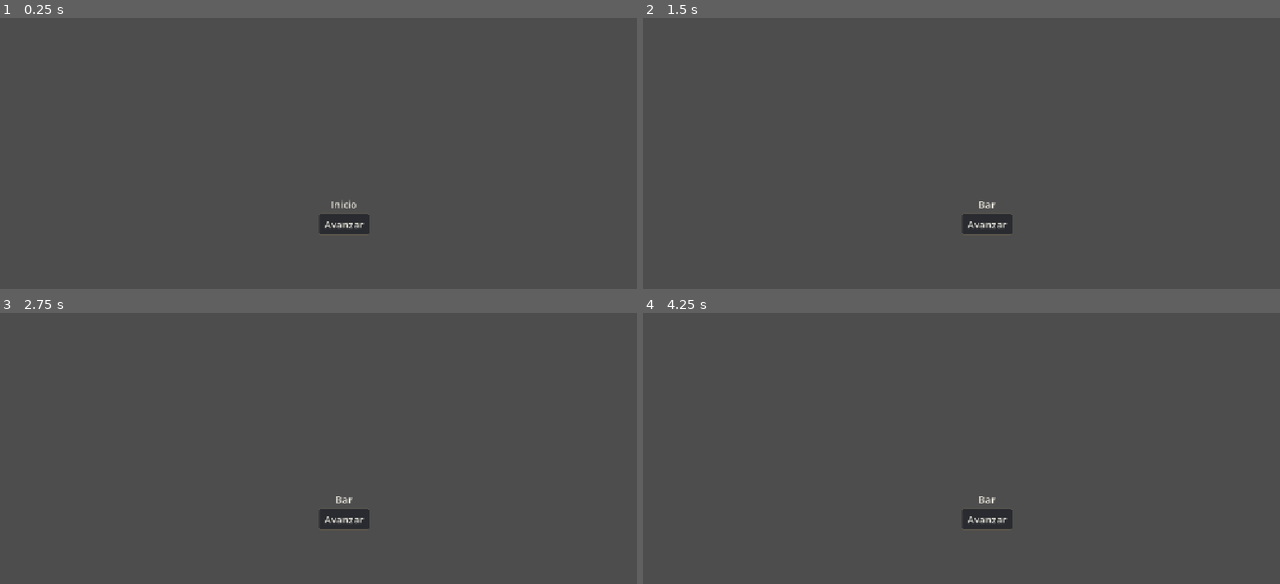
Above: before the commit, frames 1-4 (two rows, left to right).
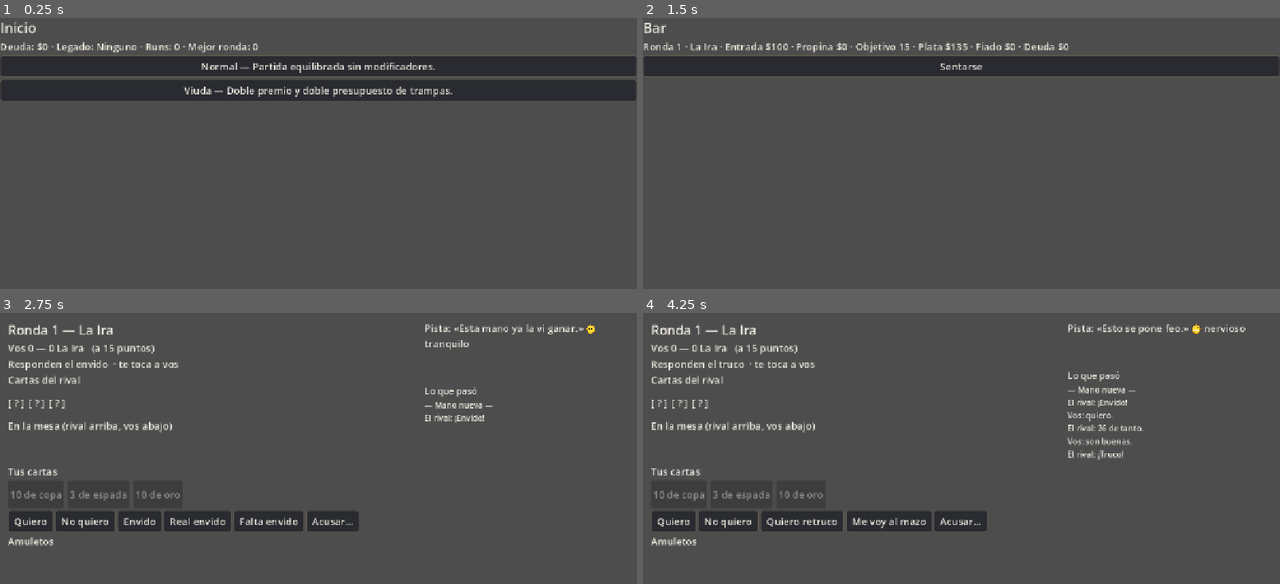
Above: after the commit, the same moments.

Repository: JoakoZarza/paye
Game: Godot game, scene res://ui/main.tscn
Same seed, same stepped clock (60 frames per second), same inputs: the game is played once before the commit and once after it.
Inputs (mouse positions are in pixels of both pictures, inside the frame that each line leads up to):
- Up to frame 1 (0.25 s): no input
- Up to frame 2 (1.5 s): click (986, 223) at 0.5 s, where only the run before the commit has a clickable "Avanzar"; click (961, 91) at 1.25 s, where only the run after the commit has a clickable "Viuda — Doble premio y doble …"
- Up to frame 3 (2.75 s): click (318, 361) at 2 s, where only the run after the commit has a clickable "Sentarse"
- Up to frame 4 (4.25 s): click (674, 521) at 2.75 s, where only the run after the commit has a clickable "Quiero"; click (687, 521) at 3.5 s, where only the run after the commit has a clickable "Son buenas"

The runs differ from the first frame. In frame 1, 16% of the frame differs, in the area x 0-100%, y 1-80%; in frame 2, 8.8%; in frame 3, 6.4%; in frame 4, 6.8%.

Commit message:
feat(ui): inicio, bar, muerte, una mano más, tienda, libre y finales
Co-Authored-By: Claude Opus 5.5 <noreply@anthropic.com>

Diff:
--- a/core/run/shop.gd
+++ b/core/run/shop.gd
@@ -83,13 +83,21 @@
 ## Paga con plata o fiado. Comprar fiado nunca te deja sin la entrada siguiente
 ## (DISENO §7.4: "si sobrevivís").
 func _pay(price: int, state: RunState) -> Dictionary:
+	var result := quote(price, state)
+	if not result["ok"]:
+		return result
+	state.money -= int(result["paid"])
+	state.fiado += int(result["fiado"])
+	return result
+
+
+## Read-only preview of the exact payment split used by purchases.
+func quote(price: int, state: RunState) -> Dictionary:
 	var reserve := _economy.entry(state.round + 1)
 	var from_money := clampi(state.money - reserve, 0, price)
 	var on_credit := price - from_money
 	if on_credit > state.credit_available(_economy):
-		return _result(false, &"no_credit")
-	state.money -= from_money
-	state.fiado += on_credit
+		return {"ok": false, "reason": &"no_credit", "paid": from_money, "fiado": on_credit}
 	return {"ok": true, "reason": &"", "paid": from_money, "fiado": on_credit}
 
 
--- a/data/i18n/ui.csv
+++ b/data/i18n/ui.csv
@@ -43,3 +43,35 @@
 UI_AMULET_RED_RIBBON_DESC,Reduce los precios de la tienda.
 UI_AMULET_TRAIN_COIN,Moneda aplastada por el tren
 UI_AMULET_TRAIN_COIN_DESC,Aumenta el premio si ganás sin cantar envido.
+UI_START_META,"Deuda: $%d · Legado: %s · Runs: %d · Mejor ronda: %d"
+UI_START_NONE,Ninguno
+UI_START_LOST,"La run anterior se perdió y su fiado pasó a deuda."
+UI_DECK_NORMAL_NAME,Normal
+UI_DECK_NORMAL_DESC,Partida equilibrada sin modificadores.
+UI_DECK_WIDOW_NAME,Viuda
+UI_DECK_WIDOW_DESC,Doble premio y doble presupuesto de trampas.
+UI_BAR_INFO,"Ronda %d · %s · Entrada $%d · Propina $%d · Objetivo %d · Plata $%d · Fiado $%d · Deuda $%d"
+UI_BAR_SIT,Sentarse
+UI_BAR_CANT_PAY,No te alcanza: morís
+UI_DEATH_INFO,"Llegaste a la ronda %d · Deuda que pasa: $%d"
+UI_ONE_MORE_PRIZE,"Premio: $%d · Fiado: $%d"
+UI_ONE_MORE_STAKE,Arriesgar $%d
+UI_ONE_MORE_SKIP,Seguir sin arriesgar
+UI_SHOP_INFO,"Ronda %d · Plata $%d · Fiado $%d · Próxima entrada $%d"
+UI_SHOP_PREMIUM,Tienda especial
+UI_SHOP_CREDIT," (parte fiado)"
+UI_SHOP_BUY,Comprar
+UI_SHOP_UPGRADE,Mejorar ($%d)
+UI_SHOP_SELL,Vender ($%d)
+UI_SHOP_REROLL,Cambiar ofertas ($%d)
+UI_SHOP_NEXT,Seguir
+UI_FREE_PAID,Cuenta pagada
+UI_FREE_LEFT,Plata que te quedó: $%d
+UI_FREE_RETIRE,Tomarte el colectivo
+UI_FREE_CONDEMN,Pedir otra vuelta
+UI_ENDING_GOOD,"El bar del purgatorio se desvanece mientras subís al colectivo. La noche queda atrás y por fin podés descansar."
+UI_ENDING_GREED,"Te quedás para siempre en el bar. El Gualicho sonríe mientras pedís otra vuelta."
+UI_RARITY_COMMON,Común
+UI_RARITY_RARE,Raro
+UI_RARITY_LEGENDARY,Legendario
+UI_LEVEL,nivel
--- /dev/null
+++ b/tests/ui/test_bar_screen.gd
@@ -0,0 +1,9 @@
+extends GutTest
+const SCENE = preload("res://ui/screens/bar_screen.tscn")
+const META_PATH := "user://test_meta_bar_screen.json"
+func after_each() -> void: DirAccess.remove_absolute(ProjectSettings.globalize_path(META_PATH))
+func test_sit_enters_match() -> void:
+	var rc := RunController.new(Economy.load_from(), MetaState.new(), 4, META_PATH); rc.start_run(&"normal")
+	var screen = SCENE.instantiate(); add_child_autofree(screen); screen.setup(rc)
+	screen.find_child("Sit", true, false).pressed.emit()
+	assert_eq(rc.phase, RunController.Phase.MATCH)
--- /dev/null
+++ b/tests/ui/test_death_screen.gd
@@ -0,0 +1,9 @@
+extends GutTest
+const SCENE = preload("res://ui/screens/death_screen.tscn")
+const META_PATH := "user://test_meta_death_screen.json"
+func after_each() -> void: DirAccess.remove_absolute(ProjectSettings.globalize_path(META_PATH))
+func test_legacy_selection_stays_dead_and_saves_choice() -> void:
+	var rc := RunController.new(Economy.load_from(), MetaState.new(), 4, META_PATH); rc.start_run(&"normal"); rc.state.loadout.equip(AmuletDef.load_all()[&"marker"]); rc.state.money = 0; rc.enter_match()
+	var screen = SCENE.instantiate(); add_child_autofree(screen); screen.setup(rc)
+	screen.find_child("Legacy_marker", true, false).pressed.emit()
+	assert_eq(rc.meta.legacy, &"marker"); assert_eq(rc.phase, RunController.Phase.DEAD)
--- /dev/null
+++ b/tests/ui/test_ending_screen.gd
@@ -0,0 +1,12 @@
+extends GutTest
+const SCENE = preload("res://ui/screens/ending_screen.tscn")
+const META_PATH := "user://test_meta_ending_screen.json"
+func after_each() -> void: DirAccess.remove_absolute(ProjectSettings.globalize_path(META_PATH))
+func test_picker_starts_new_run() -> void:
+	var economy := Economy.load_from()
+	var rc := RunController.new(economy, MetaState.new(), 4, META_PATH); rc.start_run(&"normal")
+	rc.state.round = economy.rounds_total(); rc.state.money = 11000000; rc.enter_match()
+	var m := rc.table().truco_match; m.start_hand(); m.award(1, 3); m.award(0, m.target); rc.finish_match(); rc.retire()
+	var screen = SCENE.instantiate(); add_child_autofree(screen); screen.setup(rc)
+	screen.find_child("Deck_normal", true, false).pressed.emit()
+	assert_eq(rc.phase, RunController.Phase.BAR)
--- /dev/null
+++ b/tests/ui/test_free_screen.gd
@@ -0,0 +1,13 @@
+extends GutTest
+const SCENE = preload("res://ui/screens/free_screen.tscn")
+const META_PATH := "user://test_meta_free_screen.json"
+func after_each() -> void: DirAccess.remove_absolute(ProjectSettings.globalize_path(META_PATH))
+func test_retire_ends_run() -> void:
+	var economy := Economy.load_from()
+	var rc := RunController.new(economy, MetaState.new(), 4, META_PATH); rc.start_run(&"normal")
+	rc.state.round = economy.rounds_total(); rc.state.money = 11000000; rc.enter_match()
+	var m := rc.table().truco_match; m.start_hand(); m.award(1, 3); m.award(0, m.target); rc.finish_match()
+	assert_eq(rc.phase, RunController.Phase.FREE)
+	var screen = SCENE.instantiate(); add_child_autofree(screen); screen.setup(rc)
+	screen.find_child("Retire", true, false).pressed.emit()
+	assert_eq(rc.phase, RunController.Phase.RETIRED)
--- /dev/null
+++ b/tests/ui/test_one_more_screen.gd
@@ -0,0 +1,10 @@
+extends GutTest
+const SCENE = preload("res://ui/screens/one_more_screen.tscn")
+const META_PATH := "user://test_meta_one_more.json"
+func after_each() -> void: DirAccess.remove_absolute(ProjectSettings.globalize_path(META_PATH))
+func test_skip_opens_shop() -> void:
+	var rc := RunController.new(Economy.load_from(), MetaState.new(), 4, META_PATH); rc.start_run(&"normal"); rc.enter_match()
+	var m := rc.table().truco_match; m.start_hand(); m.award(1, 3); m.award(0, m.target); rc.finish_match()
+	var screen = SCENE.instantiate(); add_child_autofree(screen); screen.setup(rc)
+	screen.find_child("Skip", true, false).pressed.emit()
+	assert_eq(rc.phase, RunController.Phase.SHOP)
--- /dev/null
+++ b/tests/ui/test_shop_quote.gd
@@ -0,0 +1,17 @@
+extends GutTest
+const META_PATH := "user://test_meta_shop_quote.json"
+func after_each() -> void:
+	DirAccess.remove_absolute(ProjectSettings.globalize_path(META_PATH))
+func test_quote_matches_purchase_payment_split() -> void:
+	var economy := Economy.load_from()
+	var rc := RunController.new(economy, MetaState.new(), 4, META_PATH)
+	rc.start_run(&"normal"); rc.state.money = 0; rc.state.fiado = 0
+	rc.phase = RunController.Phase.SHOP
+	rc.shop.open(rc.state)
+	var def: AmuletDef = rc.shop.offers[0]
+	var price := rc.shop.price_of(def, rc.state)
+	var quote := rc.shop.quote(price, rc.state)
+	var result := rc.buy(0)
+	assert_eq(result.paid, quote.paid)
+	assert_eq(result.fiado, quote.fiado)
+	assert_eq(result.ok, quote.ok)
--- /dev/null
+++ b/tests/ui/test_shop_screen.gd
@@ -0,0 +1,10 @@
+extends GutTest
+const SCENE = preload("res://ui/screens/shop_screen.tscn")
+const META_PATH := "user://test_meta_shop_screen.json"
+func after_each() -> void: DirAccess.remove_absolute(ProjectSettings.globalize_path(META_PATH))
+func test_next_returns_to_bar_and_advances_round() -> void:
+	var rc := RunController.new(Economy.load_from(), MetaState.new(), 4, META_PATH); rc.start_run(&"normal"); rc.enter_match()
+	var m := rc.table().truco_match; m.start_hand(); m.award(1, 3); m.award(0, m.target); rc.finish_match(); rc.skip_one_more()
+	var screen = SCENE.instantiate(); add_child_autofree(screen); screen.setup(rc)
+	screen.find_child("Next", true, false).pressed.emit()
+	assert_eq(rc.phase, RunController.Phase.BAR); assert_eq(rc.state.round, 2)
--- /dev/null
+++ b/tests/ui/test_start_screen.gd
@@ -0,0 +1,9 @@
+extends GutTest
+const SCENE = preload("res://ui/screens/start_screen.tscn")
+const META_PATH := "user://test_meta_start_screen.json"
+func after_each() -> void: DirAccess.remove_absolute(ProjectSettings.globalize_path(META_PATH))
+func test_deck_starts_run() -> void:
+	var rc := RunController.new(Economy.load_from(), MetaState.new(), 4, META_PATH)
+	var screen = SCENE.instantiate(); add_child_autofree(screen); screen.setup(rc)
+	screen.find_child("Deck_normal", true, false).pressed.emit()
+	assert_eq(rc.phase, RunController.Phase.BAR)
--- /dev/null
+++ b/ui/screens/bar_screen.gd
@@ -0,0 +1,12 @@
+extends BaseScreen
+func refresh() -> void:
+	for c in get_children(): remove_child(c); c.queue_free()
+	var box := VBoxContainer.new(); box.set_anchors_and_offsets_preset(Control.PRESET_FULL_RECT); add_child(box)
+	var s := rc.state; var rival := rc.rival_for(s.round)
+	ScreenTools.label(box, UiText.t("UI_BAR_TITLE"), 28)
+	ScreenTools.label(box, UiText.t("UI_BAR_INFO") % [s.round, UiText.t("UI_SIN_" + String(rival.sin).to_upper()), rc.economy.entry(s.round), rc.economy.tip(s.money, s.round), rc.economy.target_points(s.round), s.money, s.fiado, s.debt])
+	for def in s.loadout.equipped(): ScreenTools.label(box, "%s · %s %d" % [UiText.t("UI_AMULET_" + String(def.id).to_upper()), UiText.t("UI_LEVEL"), s.loadout.level(def.id)])
+	var can_pay := s.can_pay_entry(rc.economy)
+	ScreenTools.button(box, UiText.t("UI_BAR_SIT") if can_pay else UiText.t("UI_BAR_CANT_PAY"), "Sit", _sit)
+func _sit() -> void:
+	rc.enter_match(); acted.emit()
--- /dev/null
+++ b/ui/screens/bar_screen.tscn
@@ -0,0 +1,12 @@
+[gd_scene load_steps=2 format=3]
+
+[ext_resource type="Script" path="res://ui/screens/bar_screen.gd" id="1"]
+
+[node name="BarScreen" type="Control"]
+layout_mode = 3
+anchors_preset = 15
+anchor_right = 1.0
+anchor_bottom = 1.0
+grow_horizontal = 2
+grow_vertical = 2
+script = ExtResource("1")
--- /dev/null
+++ b/ui/screens/death_screen.gd
@@ -0,0 +1,12 @@
+extends BaseScreen
+func refresh() -> void:
+	for c in get_children(): remove_child(c); c.queue_free()
+	var box := VBoxContainer.new(); box.set_anchors_and_offsets_preset(Control.PRESET_FULL_RECT); add_child(box)
+	ScreenTools.label(box, UiText.t("UI_DEATH_TITLE"), 28)
+	ScreenTools.label(box, UiText.t("UI_DEATH_INFO") % [rc.state.round, rc.state.debt])
+	for id in rc.legacy_choices(): ScreenTools.button(box, UiText.t("UI_AMULET_" + String(id).to_upper()), "Legacy_" + String(id), _legacy.bind(id))
+	var picker := DeckPicker.new(); picker.picked.connect(_start); box.add_child(picker)
+func _legacy(id: StringName) -> void:
+	rc.choose_legacy(id); acted.emit()
+func _start(id: StringName) -> void:
+	rc.start_run(id); acted.emit()
--- /dev/null
+++ b/ui/screens/death_screen.tscn
@@ -0,0 +1,12 @@
+[gd_scene load_steps=2 format=3]
+
+[ext_resource type="Script" path="res://ui/screens/death_screen.gd" id="1"]
+
+[node name="DeathScreen" type="Control"]
+layout_mode = 3
+anchors_preset = 15
+anchor_right = 1.0
+anchor_bottom = 1.0
+grow_horizontal = 2
+grow_vertical = 2
+script = ExtResource("1")
--- /dev/null
+++ b/ui/screens/ending_screen.gd
@@ -0,0 +1,9 @@
+extends BaseScreen
+func refresh() -> void:
+	for c in get_children(): remove_child(c); c.queue_free()
+	var box := VBoxContainer.new(); box.set_anchors_and_offsets_preset(Control.PRESET_FULL_RECT); add_child(box)
+	var key := "UI_ENDING_GOOD" if rc.phase == RunController.Phase.RETIRED else "UI_ENDING_GREED"
+	ScreenTools.label(box, UiText.t(key), 24)
+	var picker := DeckPicker.new(); picker.picked.connect(_start); box.add_child(picker)
+func _start(id: StringName) -> void:
+	rc.start_run(id); acted.emit()
--- /dev/null
+++ b/ui/screens/ending_screen.tscn
@@ -0,0 +1,12 @@
+[gd_scene load_steps=2 format=3]
+
+[ext_resource type="Script" path="res://ui/screens/ending_screen.gd" id="1"]
+
+[node name="EndingScreen" type="Control"]
+layout_mode = 3
+anchors_preset = 15
+anchor_right = 1.0
+anchor_bottom = 1.0
+grow_horizontal = 2
+grow_vertical = 2
+script = ExtResource("1")
--- /dev/null
+++ b/ui/screens/free_screen.gd
@@ -0,0 +1,12 @@
+extends BaseScreen
+func refresh() -> void:
+	for c in get_children(): remove_child(c); c.queue_free()
+	var box := VBoxContainer.new(); box.set_anchors_and_offsets_preset(Control.PRESET_FULL_RECT); add_child(box)
+	ScreenTools.label(box, UiText.t("UI_FREE_PAID"), 28)
+	ScreenTools.label(box, UiText.t("UI_FREE_LEFT") % rc.state.money)
+	ScreenTools.button(box, UiText.t("UI_FREE_RETIRE"), "Retire", _retire)
+	ScreenTools.button(box, UiText.t("UI_FREE_CONDEMN"), "Condemn", _condemn)
+func _retire() -> void:
+	rc.retire(); acted.emit()
+func _condemn() -> void:
+	rc.condemn(); acted.emit()
--- /dev/null
+++ b/ui/screens/free_screen.tscn
@@ -0,0 +1,12 @@
+[gd_scene load_steps=2 format=3]
+
+[ext_resource type="Script" path="res://ui/screens/free_screen.gd" id="1"]
+
+[node name="FreeScreen" type="Control"]
+layout_mode = 3
+anchors_preset = 15
+anchor_right = 1.0
+anchor_bottom = 1.0
+grow_horizontal = 2
+grow_vertical = 2
+script = ExtResource("1")
--- /dev/null
+++ b/ui/screens/one_more_screen.gd
@@ -0,0 +1,15 @@
+extends BaseScreen
+func refresh() -> void:
+	for c in get_children(): remove_child(c); c.queue_free()
+	var box := VBoxContainer.new(); box.set_anchors_and_offsets_preset(Control.PRESET_FULL_RECT); add_child(box)
+	ScreenTools.label(box, UiText.t("UI_ONE_MORE_TITLE"), 28)
+	ScreenTools.label(box, UiText.t("UI_ONE_MORE_PRIZE") % [rc.state.money, rc.state.fiado])
+	var options := rc.one_more_options()
+	for i in options.size():
+		if options[i] <= 0: continue
+		ScreenTools.button(box, UiText.t("UI_ONE_MORE_STAKE") % options[i], "Stake%d" % i, _stake.bind(rc.economy.one_more_fractions[i]))
+	ScreenTools.button(box, UiText.t("UI_ONE_MORE_SKIP"), "Skip", _skip)
+func _stake(fraction: float) -> void:
+	rc.one_more(fraction); acted.emit()
+func _skip() -> void:
+	rc.skip_one_more(); acted.emit()
--- /dev/null
+++ b/ui/screens/one_more_screen.tscn
@@ -0,0 +1,12 @@
+[gd_scene load_steps=2 format=3]
+
+[ext_resource type="Script" path="res://ui/screens/one_more_screen.gd" id="1"]
+
+[node name="OneMoreScreen" type="Control"]
+layout_mode = 3
+anchors_preset = 15
+anchor_right = 1.0
+anchor_bottom = 1.0
+grow_horizontal = 2
+grow_vertical = 2
+script = ExtResource("1")
--- /dev/null
+++ b/ui/screens/screen_tools.gd
@@ -0,0 +1,19 @@
+extends RefCounted
+class_name ScreenTools
+
+static func label(parent: Node, text: String, size: int = 20) -> Label:
+	var item := Label.new()
+	item.text = text
+	item.add_theme_font_size_override("font_size", size)
+	item.autowrap_mode = TextServer.AUTOWRAP_WORD_SMART
+	parent.add_child(item)
+	return item
+
+static func button(parent: Node, text: String, name: String, callback: Callable, enabled := true) -> Button:
+	var item := Button.new()
+	item.text = text
+	item.name = name
+	item.disabled = not enabled
+	item.pressed.connect(callback)
+	parent.add_child(item)
+	return item
--- /dev/null
+++ b/ui/screens/shop_screen.gd
@@ -0,0 +1,31 @@
+extends BaseScreen
+func refresh() -> void:
+	for c in get_children(): remove_child(c); c.queue_free()
+	var box := VBoxContainer.new(); box.set_anchors_and_offsets_preset(Control.PRESET_FULL_RECT); add_child(box)
+	var s := rc.state
+	ScreenTools.label(box, UiText.t("UI_SHOP_INFO") % [s.round, s.money, s.fiado, rc.economy.entry(s.round + 1)], 24)
+	if rc.rival_for(s.round).sin != &"alma": ScreenTools.label(box, UiText.t("UI_SHOP_PREMIUM"))
+	for i in rc.shop.offers.size():
+		var def: AmuletDef = rc.shop.offers[i]; var price := rc.shop.price_of(def, s); var quote := rc.shop.quote(price, s)
+		var rarity_key: String = "UI_RARITY_" + AmuletDef.Rarity.keys()[def.rarity]
+		var offer_text := "%s · %s · %s · $%d%s" % [UiText.t("UI_AMULET_" + String(def.id).to_upper()), UiText.t(rarity_key), UiText.t("UI_AMULET_" + String(def.id).to_upper() + "_DESC"), price, UiText.t("UI_SHOP_CREDIT") if int(quote["fiado"]) > 0 else ""]
+		ScreenTools.label(box, offer_text)
+		ScreenTools.button(box, UiText.t("UI_SHOP_BUY"), "Buy%d" % i, _buy.bind(i), bool(quote["ok"]))
+	for def in s.loadout.equipped():
+		var id: StringName = def.id; var up := rc.shop.upgrade_price(id, s)
+		ScreenTools.label(box, "%s · %s %d" % [UiText.t("UI_AMULET_" + String(id).to_upper()), UiText.t("UI_LEVEL"), s.loadout.level(id)])
+		ScreenTools.button(box, UiText.t("UI_SHOP_UPGRADE") % up, "Upgrade_" + String(id), _upgrade.bind(id), up >= 0)
+		ScreenTools.button(box, UiText.t("UI_SHOP_SELL") % rc.economy.sell_value(int(s.paid_for.get(id, 0))), "Sell_" + String(id), _sell.bind(id))
+	var cost := rc.economy.reroll_cost(s.round, rc.shop.rerolls)
+	ScreenTools.button(box, UiText.t("UI_SHOP_REROLL") % cost, "Reroll", _reroll, s.money >= cost)
+	ScreenTools.button(box, UiText.t("UI_SHOP_NEXT"), "Next", _next)
+func _buy(i: int) -> void:
+	rc.buy(i); acted.emit()
+func _upgrade(id: StringName) -> void:
+	rc.upgrade(id); acted.emit()
+func _sell(id: StringName) -> void:
+	rc.sell(id); acted.emit()
+func _reroll() -> void:
+	rc.reroll(); acted.emit()
+func _next() -> void:
+	rc.next_round(); acted.emit()
--- /dev/null
+++ b/ui/screens/shop_screen.tscn
@@ -0,0 +1,12 @@
+[gd_scene load_steps=2 format=3]
+
+[ext_resource type="Script" path="res://ui/screens/shop_screen.gd" id="1"]
+
+[node name="ShopScreen" type="Control"]
+layout_mode = 3
+anchors_preset = 15
+anchor_right = 1.0
+anchor_bottom = 1.0
+grow_horizontal = 2
+grow_vertical = 2
+script = ExtResource("1")
--- /dev/null
+++ b/ui/screens/start_screen.gd
@@ -0,0 +1,12 @@
+extends BaseScreen
+
+func refresh() -> void:
+	for c in get_children(): remove_child(c); c.queue_free()
+	var box := VBoxContainer.new(); box.set_anchors_and_offsets_preset(Control.PRESET_FULL_RECT); add_child(box)
+	ScreenTools.label(box, UiText.t("UI_START_TITLE"), 28)
+	var legacy := UiText.t("UI_AMULET_" + String(rc.meta.legacy).to_upper()) if rc.meta.legacy != &"" else UiText.t("UI_START_NONE")
+	ScreenTools.label(box, UiText.t("UI_START_META") % [rc.meta.debt, legacy, rc.meta.runs_played, rc.meta.best_round])
+	if rc.meta.run_in_progress: ScreenTools.label(box, UiText.t("UI_START_LOST"))
+	var picker := DeckPicker.new(); picker.picked.connect(_start); box.add_child(picker)
+func _start(id: StringName) -> void:
+	rc.start_run(id); acted.emit()
--- /dev/null
+++ b/ui/screens/start_screen.tscn
@@ -0,0 +1,12 @@
+[gd_scene load_steps=2 format=3]
+
+[ext_resource type="Script" path="res://ui/screens/start_screen.gd" id="1"]
+
+[node name="StartScreen" type="Control"]
+layout_mode = 3
+anchors_preset = 15
+anchor_right = 1.0
+anchor_bottom = 1.0
+grow_horizontal = 2
+grow_vertical = 2
+script = ExtResource("1")
--- /dev/null
+++ b/ui/widgets/deck_picker.gd
@@ -0,0 +1,16 @@
+class_name DeckPicker
+extends VBoxContainer
+signal picked(deck_id: StringName)
+
+func _ready() -> void:
+	for value: Variant in RunDeck.load_all().values():
+		var deck: RunDeck = value
+		var button := Button.new()
+		button.name = "Deck_" + String(deck.id)
+		button.text = "%s — %s" % [UiText.t("UI_DECK_" + String(deck.id).to_upper() + "_NAME"),
+			UiText.t("UI_DECK_" + String(deck.id).to_upper() + "_DESC")]
+		button.pressed.connect(_pick.bind(deck.id))
+		add_child(button)
+
+func _pick(deck_id: StringName) -> void:
+	picked.emit(deck_id)
Not shown, added: tests/ui/test_bar_screen.gd.uid
Not shown, added: tests/ui/test_death_screen.gd.uid
Not shown, added: tests/ui/test_ending_screen.gd.uid
Not shown, added: tests/ui/test_free_screen.gd.uid
Not shown, added: tests/ui/test_one_more_screen.gd.uid
Not shown, added: tests/ui/test_shop_quote.gd.uid
Not shown, added: tests/ui/test_shop_screen.gd.uid
Not shown, added: tests/ui/test_start_screen.gd.uid
Not shown, added: ui/screens/bar_screen.gd.uid
Not shown, added: ui/screens/death_screen.gd.uid
Not shown, added: ui/screens/ending_screen.gd.uid
Not shown, added: ui/screens/free_screen.gd.uid
(and 5 more such lines)
